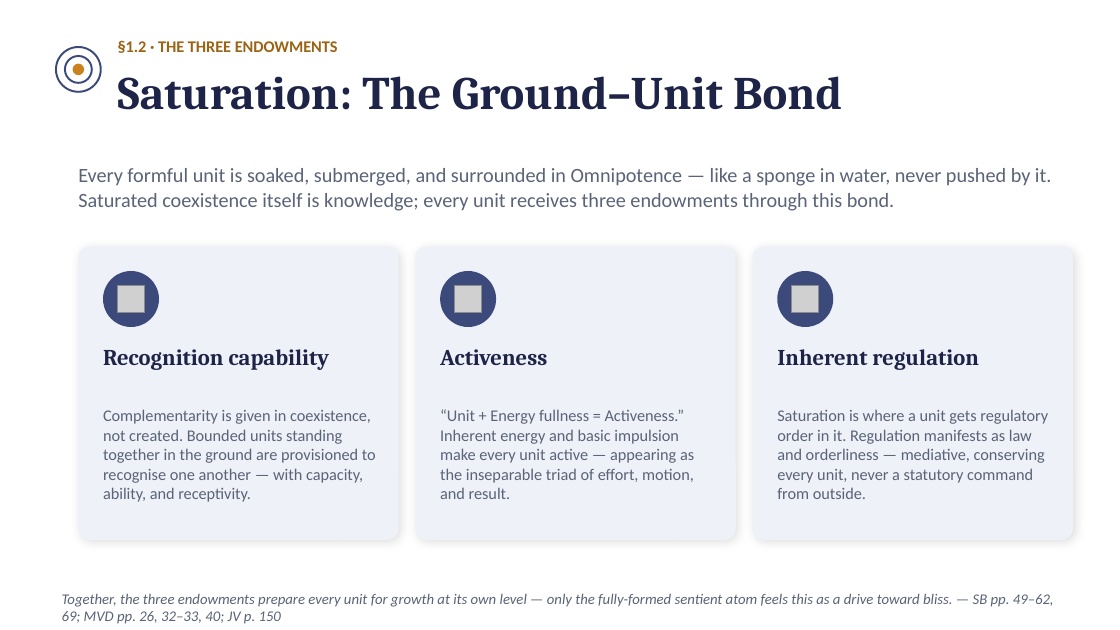
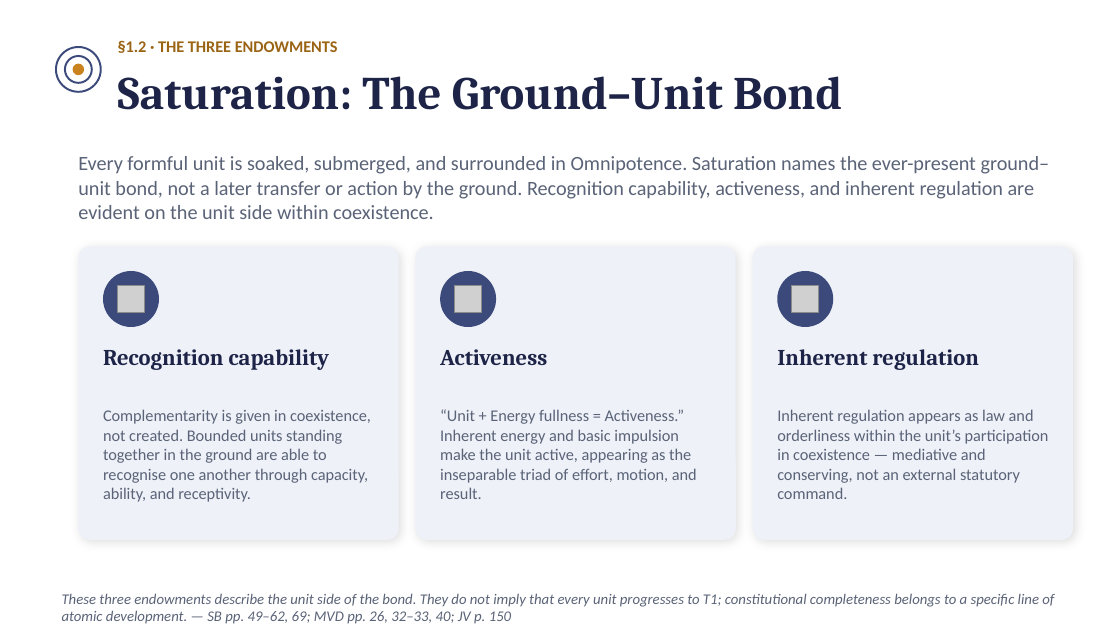
Before and after one commit to raghavamohan/AnalyticMadhyasthDarshan, a slide deck: slide 6 of Studies/The-Ontology-of-Coexistence/The-Ontology-of-Existence-Madhyasth-Darshan.pptx (slide 5 before the commit). Drawn at 1120x630 pixels with LibreOffice and Linux fonts; fonts in the diff are those of the drawing; grey boxes stand for pictures. Boxes give left, top, right and bottom in pixels: in the first picture for what was removed or moved away, otherwise in the second. Text is boxed around its words. In the diff, an @@ line names an element or a change of style, - is before the commit and + after.

```diff
--- a/Studies/The-Ontology-of-Coexistence/The-Ontology-of-Existence-Madhyasth-Darshan.pptx
+++ b/Studies/The-Ontology-of-Coexistence/The-Ontology-of-Existence-Madhyasth-Darshan.pptx
@@ text at (78, 156, 1050, 219): text changed @@
-Every formful unit is soaked, submerged, and surrounded in Omnipotence — like a sponge in water, never pushed by it. Saturated coexistence itself is knowledge; every unit receives three endowments through this bond.
+Every formful unit is soaked, submerged, and surrounded in Omnipotence. Saturation names the ever-present ground–unit bond, not a later transfer or action by the ground. Recognition capability, activeness, and inherent regulation are evident on the unit side within coexistence.
@@ text at (103, 409, 371, 502): text changed @@
-Complementarity is given in coexistence, not created. Bounded units standing together in the ground are provisioned to recognise one another — with capacity, ability, and receptivity.
+Complementarity is given in coexistence, not created. Bounded units standing together in the ground are able to recognise one another through capacity, ability, and receptivity.
@@ text at (440, 409, 697, 499): text changed @@
-“Unit + Energy fullness = Activeness.” Inherent energy and basic impulsion make every unit active — appearing as the inseparable triad of effort, motion, and result.
+“Unit + Energy fullness = Activeness.” Inherent energy and basic impulsion make the unit active, appearing as the inseparable triad of effort, motion, and result.
@@ text at (777, 409, 1049, 499): text changed @@
-Saturation is where a unit gets regulatory order in it. Regulation manifests as law and orderliness — mediative, conserving every unit, never a statutory command from outside.
+Inherent regulation appears as law and orderliness within the unit’s participation in coexistence — mediative and conserving, not an external statutory command.
@@ text at (62, 593, 1054, 624): text changed @@
-Together, the three endowments prepare every unit for growth at its own level — only the fully-formed sentient atom feels this as a drive toward bliss. — SB pp. 49–62, 69; MVD pp. 26, 32–33, 40; JV p. 150
+These three endowments describe the unit side of the bond. They do not imply that every unit progresses to T1; constitutional completeness belongs to a specific line of atomic development. — SB pp. 49–62, 69; MVD pp. 26, 32–33, 40; JV p. 150
```
Also in this commit, not shown: 11 other slides changed, 2 slides added, 9 other files.
